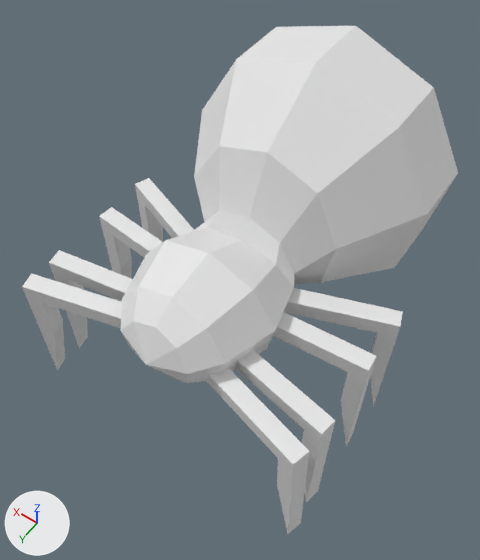
Two versions of the FBX model Assets/spider/spider.fbx, one commit apart.
Both versions are drawn from a 50 mm camera at (-0.851, 1.611, 1.673) aimed at (0.011, 0.404, -0.223). Lighting does not change. The marker at lower left points along +X, +Y and +Z. The older version comes first. Where no turn or scale is listed for an object, it has been applied to the vertices.

The scene before the commit, as lines of its bpy script (objects in view):
```python
me_cuboid = bpy.data.meshes.new('cuboid')
me_cuboid.from_pydata(...)  # 16 vertices, 14 faces; spans x -0.067..0.375, y -0.096..0.042, z -0.25..0.312
me_cuboid_7 = bpy.data.meshes.new('cuboid_7')
me_cuboid_7.from_pydata(...)  # 16 vertices, 14 faces; spans x -0.363..0.069, y -0.051..0.158, z -0.25..0.312
me_sphere = bpy.data.meshes.new('sphere')
me_sphere.from_pydata(...)  # 83 vertices, 90 faces; spans x -0.468..0.468, y -0.5..0.919, z -0.455..0.472
ob_cuboid = bpy.data.objects.new('cuboid', me_cuboid)
ob_cuboid.location = (-0.5, 0.75, -0.438)
ob_cuboid_7 = bpy.data.objects.new('cuboid_7', me_cuboid_7)
ob_cuboid_7.location = (0.5, 0.312, -0.438)
ob_sphere = bpy.data.objects.new('sphere', me_sphere)
ob_sphere.location = (0.0, 0.0, 0.0)
# also in view: 'cuboid_1' at (0.346, 0.723, -0.406); 'cuboid_5' at (0.349, 0.835, -0.406); 'cuboid_3' at (-0.344, 0.514, -0.406); 'cuboid_2' at (-0.348, 0.834, -0.404); 'cuboid_6' at (0.344, 0.514, -0.406)
```
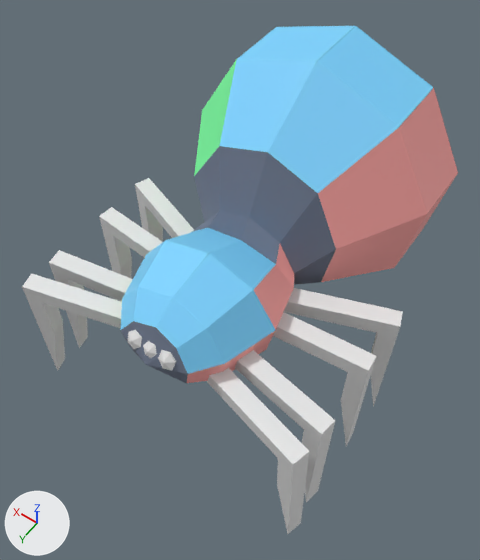
Diff of the bpy script that builds the scene:
```diff
--- a/Assets/spider/spider.fbx.py
+++ b/Assets/spider/spider.fbx.py
@@ img_image @@
+img_image = load_image('Image', '_unpacked/Image', 2048, 2048, 'sRGB')
@@ mat_texture @@
+mat_texture = principled_material('texture')
+mat_texture.texture = img_image  # with its transparency
@@ me_sphere @@
 me_sphere.from_pydata(...)  # 83 vertices, 90 faces; spans x -0.468..0.468, y -0.5..0.919, z -0.455..0.472
 # used by ob_sphere; location = (0.0, 0.0, 0.0)
+# me_sphere part 1: texture (UV) coordinates of 90 of 90 faces, centred in x -0.44..0.44, y -0.45..0.89, z -0.455..0.416, changed; they spanned u 0.0..0.19, v 0.83..1.0 and now span u 0.0..0.68, v 0.3..1.0
+me_sphere.materials.append(mat_texture)  # picture img_image
@@ me_sphere_1 @@
+me_sphere_1.from_pydata(...)  # 14 vertices, 18 faces; spans x -0.0312..0.0312, y -0.0283..0.0283, z -0.0349..0.0349
@@ me_sphere_3 @@
+me_sphere_3.from_pydata(...)  # 14 vertices, 18 faces; spans x -0.031..0.031, y -0.0297..0.0297, z -0.0376..0.0376
@@ me_sphere_2 @@
+me_sphere_2.from_pydata(...)  # 14 vertices, 18 faces; spans x -0.031..0.031, y -0.0297..0.0297, z -0.0376..0.0376
@@ ob_sphere_1 @@
+ob_sphere_1 = bpy.data.objects.new('sphere_1', me_sphere_1)
+ob_sphere_1.location = (0.0, 0.875, -0.062)
@@ ob_sphere_3 @@
+ob_sphere_3 = bpy.data.objects.new('sphere_3', me_sphere_3)
+ob_sphere_3.location = (-0.062, 0.875, -0.062)
@@ ob_sphere_2 @@
+ob_sphere_2 = bpy.data.objects.new('sphere_2', me_sphere_2)
+ob_sphere_2.location = (0.062, 0.875, -0.062)
```

Pixel boxes (x1, y1, x2, y2) of what changed, in the pictures (480 x 560 px):
'sphere', recoloured, surface changed (white to blue): (120, 26, 458, 383) in both
'sphere_3', added: after (158, 350, 176, 371)
'sphere_2', added: after (128, 330, 142, 349)
'sphere_1', added: after (143, 341, 157, 358)
